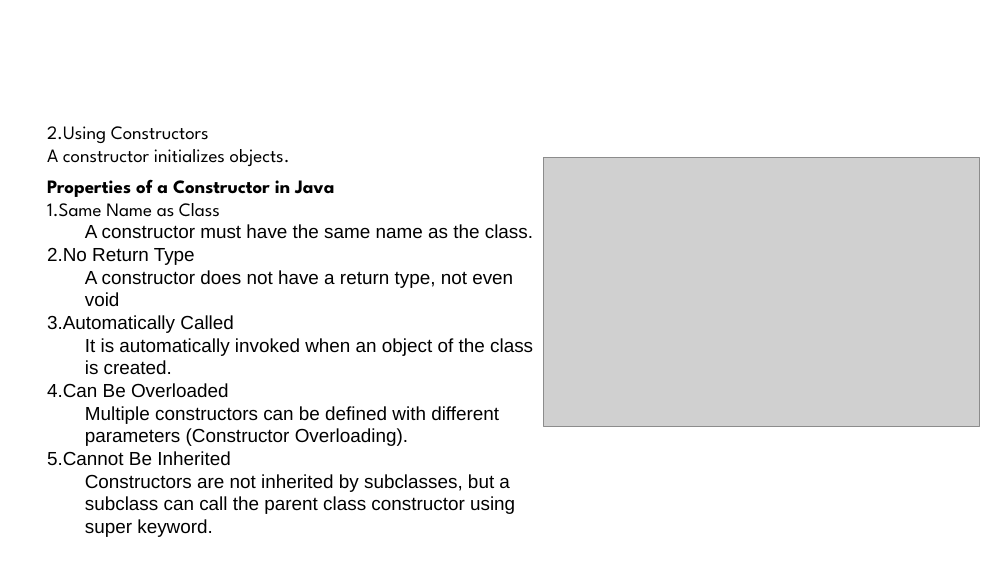
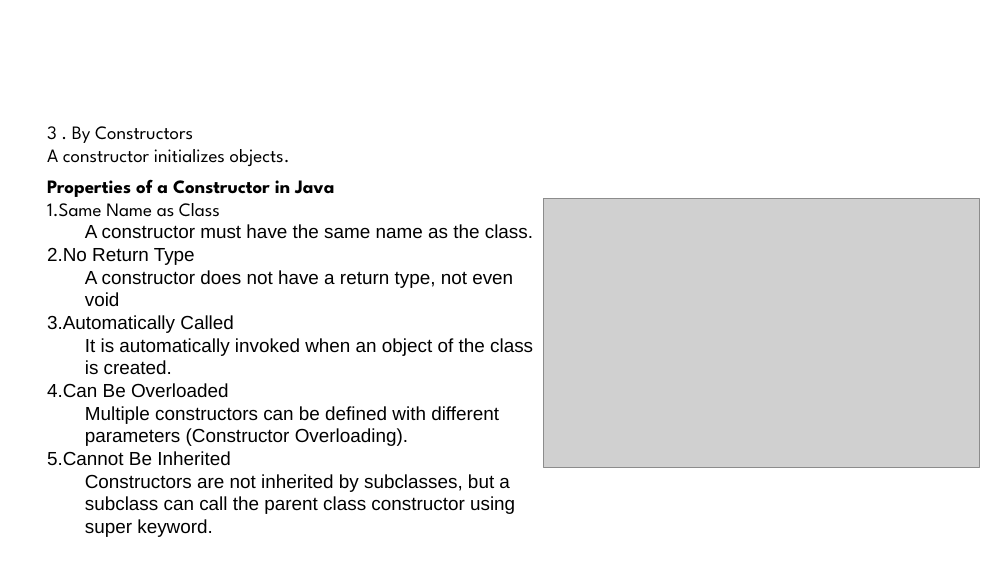
Before and after one commit to ashrafulparan2/SEU-Resources, a slide deck: slide 11 of CSE281/Lecture 2.pptx (slide 6 before the commit). Drawn at 1008x567 pixels with LibreOffice and Linux fonts; fonts in the diff are those of the drawing; grey boxes stand for pictures; background and template pictures are left out. Boxes give left, top, right and bottom in pixels: in the first picture for what was removed or moved away, otherwise in the second. Text is boxed around its words. In the diff, an @@ line names an element or a change of style, - is before the commit and + after.

```diff
--- a/CSE281/Lecture 2.pptx
+++ b/CSE281/Lecture 2.pptx
@@ text at (47, 126, 193, 143): text changed @@
-2.Using Constructors
+3 . By Constructors
@@ picture: place and size @@
-picture at (544, 157, 979, 426)
+picture at (544, 199, 979, 468)
```
Also in this commit, not shown: 1 other slide changed, 5 slides added.
